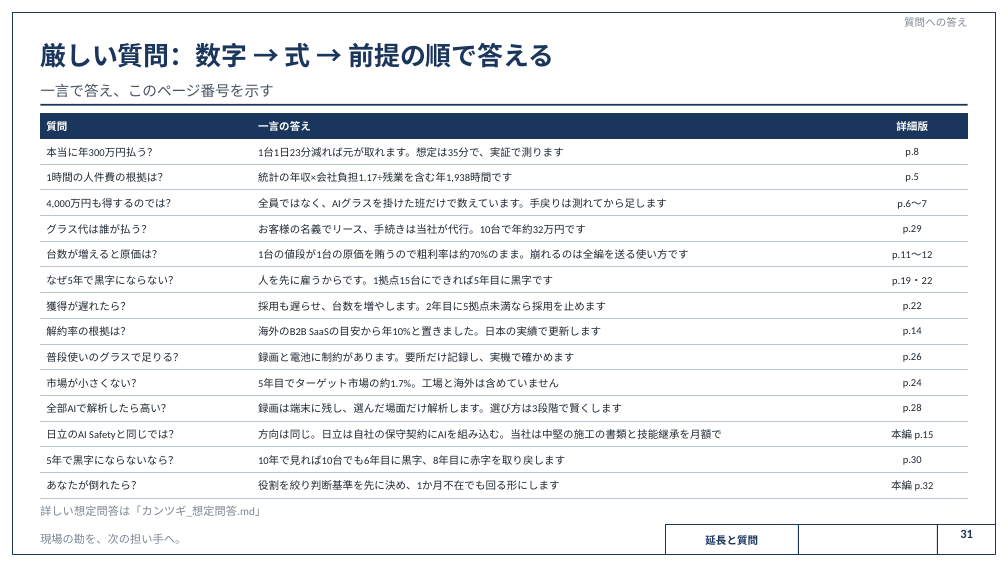
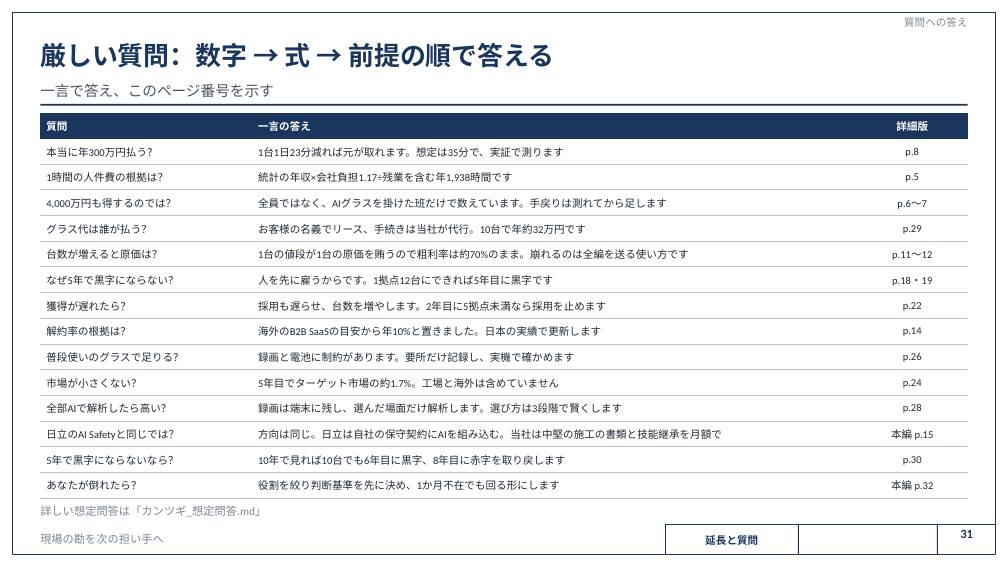
Before and after one commit to SEITOSHIKI/-ai-commute-audio-, a slide deck: slide 31 of deck/カンツギ_事業計画書_計算詳細版.pptx. Drawn at 1008x567 pixels with LibreOffice and Linux fonts; fonts in the diff are those of the drawing; background and template pictures are left out. Boxes give left, top, right and bottom in pixels: in the first picture for what was removed or moved away, otherwise in the second. Text is boxed around its words. In the diff, an @@ line names an element or a change of style, - is before the commit and + after.

```diff
--- a/deck/カンツギ_事業計画書_計算詳細版.pptx
+++ b/deck/カンツギ_事業計画書_計算詳細版.pptx
@@ table at <box>40,113,968,495</box> @@
-row 7, column 2: 人を先に雇うからです。1拠点15台にできれば5年目に黒字です
+row 7, column 2: 人を先に雇うからです。1拠点12台にできれば5年目に黒字です
-row 7, column 3: p.19・22
+row 7, column 3: p.18・19
@@ text at <box>40,534,164,544</box>: text changed @@
-現場の勘を、次の担い手へ。
+現場の勘を次の担い手へ
```
Also in this commit, not shown: 30 other slides changed, 34 other files.
